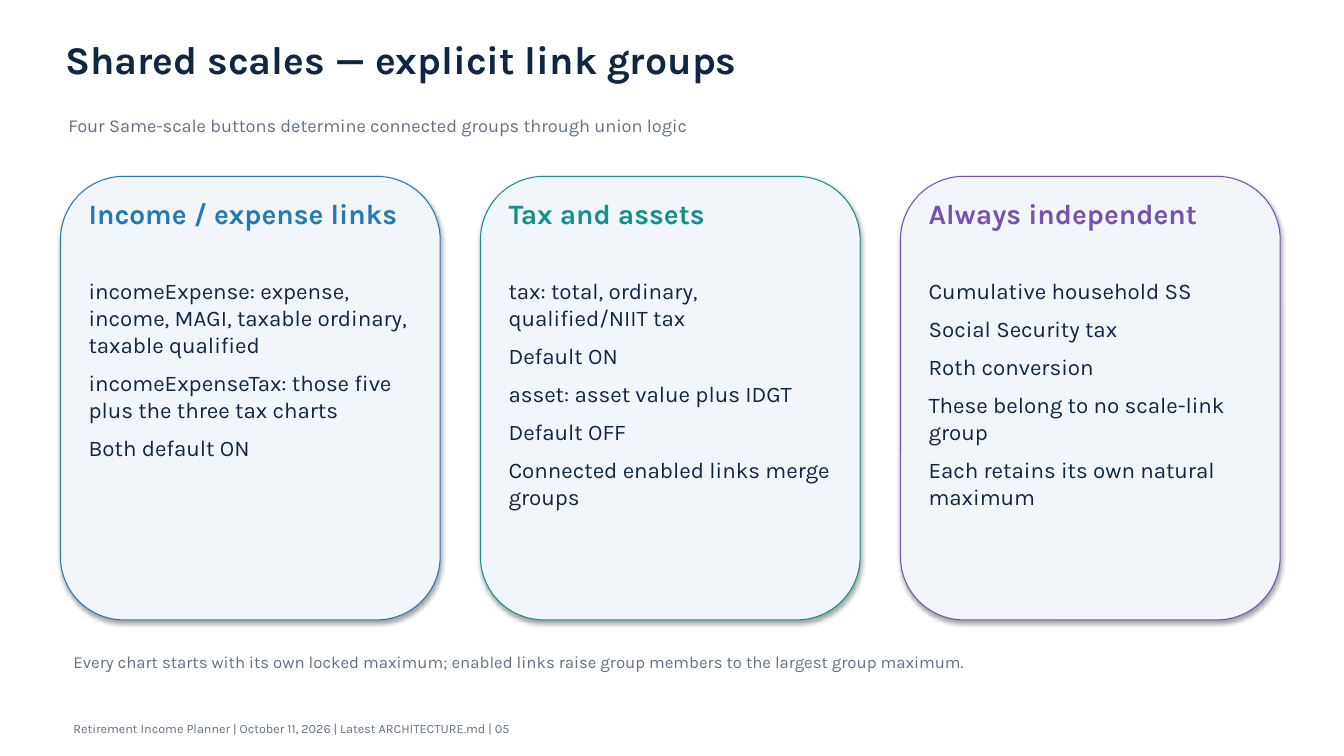
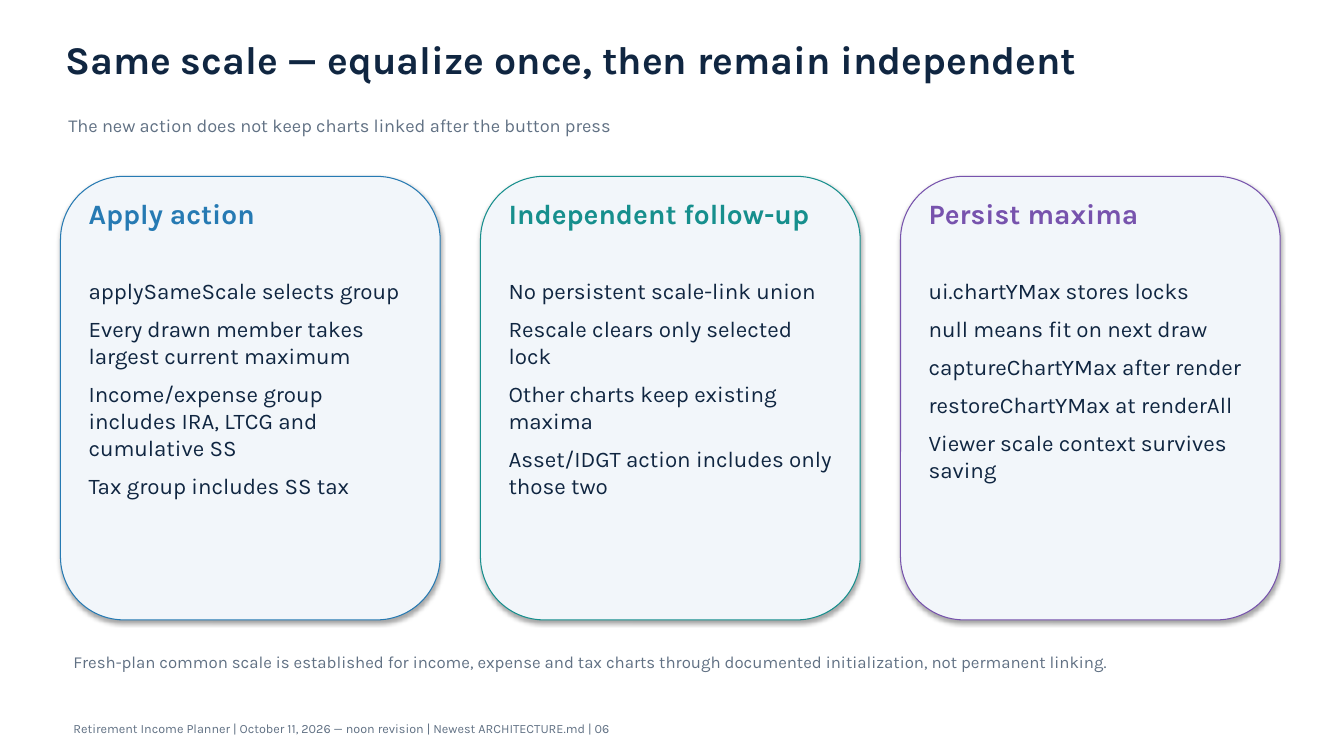
Before and after one commit to howardc64/retirefin, a slide deck: slide 6 of docs/retirement_income_planner_architecture.pptx (slide 5 before the commit). Drawn at 1344x756 pixels with LibreOffice and Linux fonts; fonts in the diff are those of the drawing. Boxes give left, top, right and bottom in pixels: in the first picture for what was removed or moved away, otherwise in the second. Text is boxed around its words. In the diff, an @@ line names an element or a change of style, - is before the commit and + after.

```diff
--- a/docs/retirement_income_planner_architecture.pptx
+++ b/docs/retirement_income_planner_architecture.pptx
@@ text at [65,46,1077,84]: text changed @@
-Shared scales — explicit link groups
+Same scale — equalize once, then remain independent
@@ text at [68,119,611,137]: text changed @@
-Four Same-scale buttons determine connected groups through union logic
+The new action does not keep charts linked after the button press
@@ text at [89,204,255,231]: text changed @@
-Income / expense links
+Apply action
@@ text at [509,204,809,231]: text changed @@
-Tax and assets
+Independent follow-up
@@ text at [929,204,1139,225]: text changed @@
-Always independent
+Persist maxima
@@ text at [89,283,399,500]: text changed @@
-incomeExpense: expense, income, MAGI, taxable ordinary, taxable qualified
-incomeExpenseTax: those five plus the three tax charts
-Both default ON
+applySameScale selects group
+Every drawn member takes largest current maximum
+Income/expense group includes IRA, LTCG and cumulative SS
+Tax group includes SS tax
@@ text at [509,283,831,495]: text changed @@
-tax: total, ordinary, qualified/NIIT tax
-Default ON
-asset: asset value plus IDGT
-Default OFF
-Connected enabled links merge groups
+No persistent scale-link union
+Rescale clears only selected lock
+Other charts keep existing maxima
+Asset/IDGT action includes only those two
@@ text at [929,283,1241,484]: text changed @@
-Cumulative household SS
-Social Security tax
-Roth conversion
-These belong to no scale-link group
-Each retains its own natural maximum
+ui.chartYMax stores locks
+null means fit on next draw
+captureChartYMax after render
+restoreChartYMax at renderAll
+Viewer scale context survives saving
@@ text at [73,656,1107,672]: text changed @@
-Every chart starts with its own locked maximum; enabled links raise group members to the largest group maximum.
+Fresh-plan common scale is established for income, expense and tax charts through documented initialization, not permanent linking.
@@ text at [73,724,610,734]: text changed @@
-Retirement Income Planner | October 11, 2026 | Latest ARCHITECTURE.md | 05
+Retirement Income Planner | October 11, 2026 — noon revision | Newest ARCHITECTURE.md | 06
```
Also in this commit, not shown: 9 other slides changed, 5 slides added, 4 slides removed, 16 other files.
